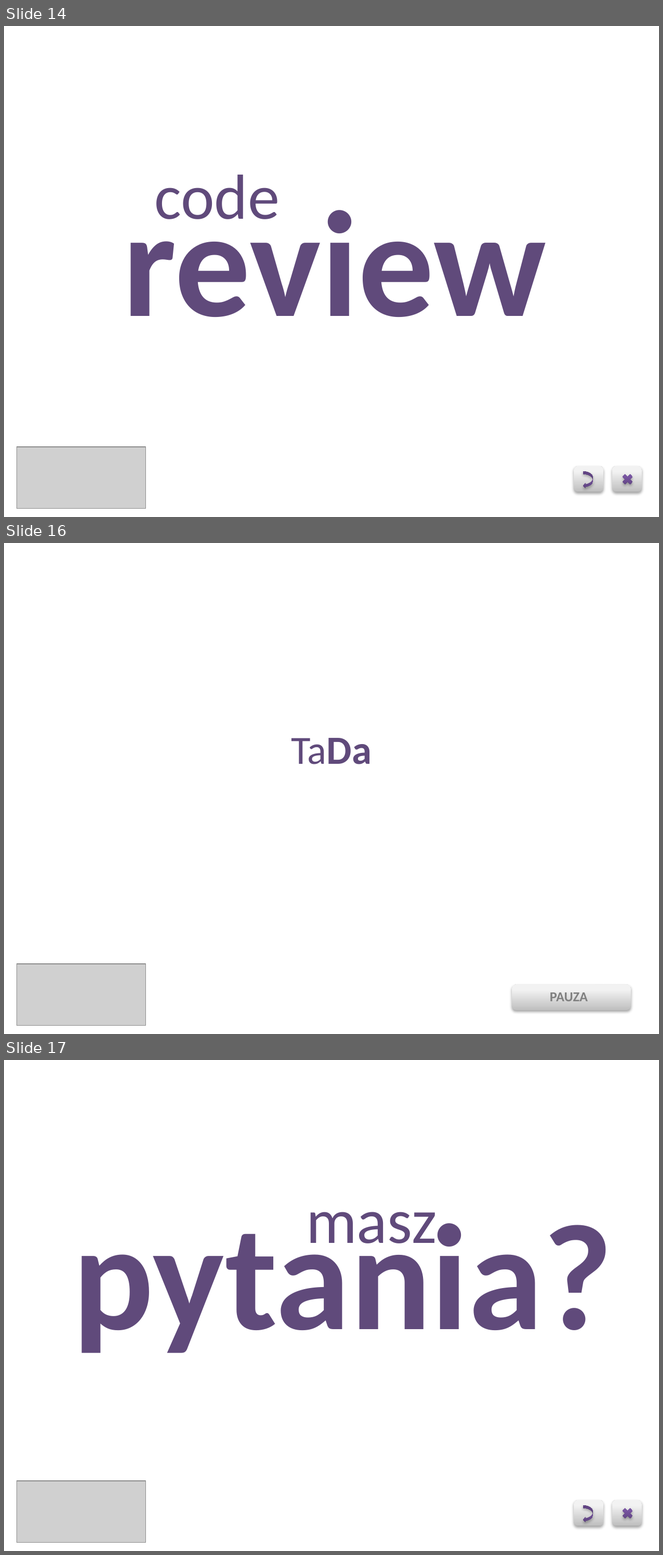
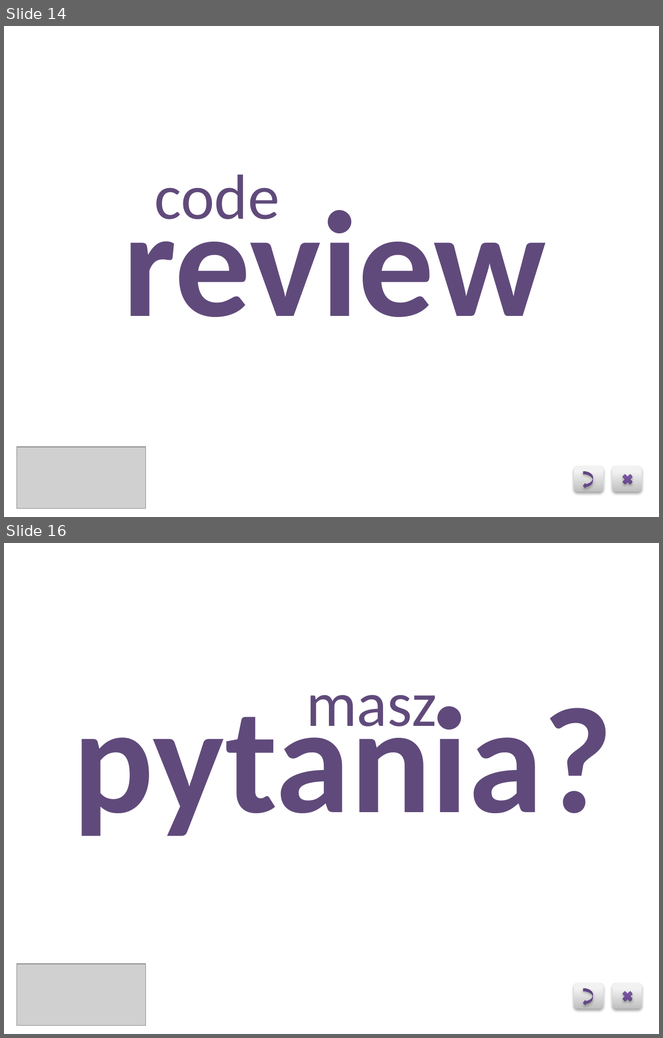
Before and after one commit to swistaczek/Java-Applets, a slide deck: prezka.pptx. Shown one above the other, each under a label of ours: slides 14, 16 and 17 before the commit, slides 14 and 16 after it; the slides between them are not shown. The pictures are 663x1555 and 663x1038 pixels, drawn with LibreOffice and Linux fonts; fonts in the diff are those of the drawing; grey boxes stand for pictures; background and template pictures are left out. Boxes give left, top, right and bottom in pixels: in the first picture for what was removed or moved away, otherwise in the second. Text is boxed around its words. In the diff, an @@ line names an element or a change of style, - is before the commit and + after.

```diff
--- a/prezka.pptx
+++ b/prezka.pptx
@@ slide 16 removed at bbox=[4, 543, 659, 1034], background picture (left out) @@
@@ title removed at bbox=[291, 738, 372, 765] @@
-TaDa
@@ picture removed at bbox=[17, 964, 146, 1026] @@
@@ rounded rectangle removed at bbox=[513, 984, 631, 1010] @@
@@ text removed at bbox=[550, 993, 588, 1002] @@
-PAUZA
@@ what was slide 17 is now slide 16 @@
```
Also in this commit, not shown: 2 slides changed.
